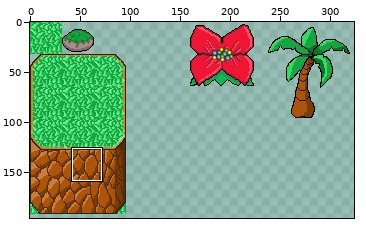
Edited in one commit: sprite sheet (bin/Images/Tilesets/Jungle.png). The picture above shows the old version from afar; the outline marks the close-up.
Close-up. First the earlier version:
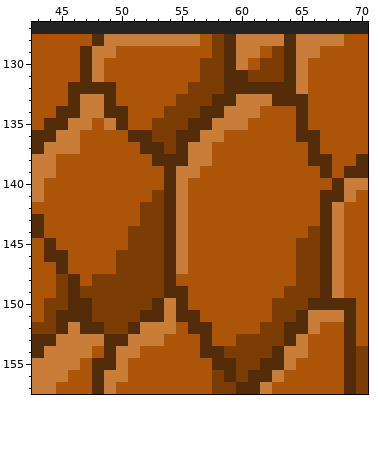
The file is 512x512 pixels. Colours within 5 levels of each other are drawn and written as one. Shown: x 43..70, y 127..157. The wide view leaves out empty margins.
Now the later version:
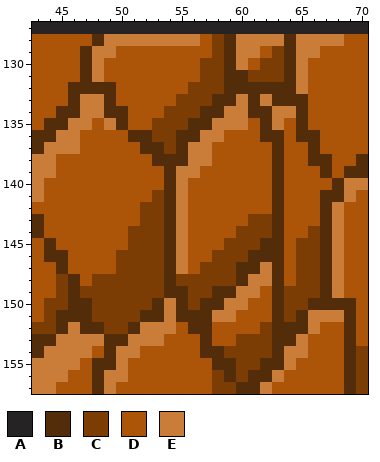
Palette (. is transparent): A #252323  B #532d0a  C #7c3d05  D #ac5508  E #c97d39
The exact change:
@@ x 53..66 @@
 132 DDDCCCBBBBBBED
-133 DDCCCBBEEEBBBD
-134 DCCCBBEEEDDDBD
-135 CCCBBEEEDDDDBD
-136 CCBBEEDDDDDDBB
-137 BCBEEDDDDDDDDB
-138 BBBEEDDDDDDDDB
-139 DBEEDDDDDDDDDD
-140 DBEDDDDDDDDDDD
-141 CBEDDDDDDDDDDD
-142 CBEDDDDDDDDDDD
-143 CBEDDDDDDDDDDD
-144 CBEDDDDDDDDDDC
-145 CBEDDDDDDDDDCC
-146 CBEDDDDDDDDDCC
-147 CBEDDDDDDDDDCC
-148 CBDDDDDDDDDDCC
-149 CBBDDDDDDDDCCC
-150 BEBDDDDDDDCCCB
-151 BEBBDDDDDDCCBE
-152 EEDBBDDDDCCBBE
-153 EDDDBDDCCCCBED
+133 DDCCCBBEBEBBBD
+134 DCCCBBEEBBEEBD
+135 CCCBBEEEDBEDBD
+136 CCBBEEDDDBBDBB
+137 BCBEEDDDDDBDDB
+138 BBBEEDDDDDBDDB
+139 DBEEDDDDDDBDDD
+140 DBEDDDDDDDBDDD
+141 CBEDDDDDDDBDDD
+142 CBEDDDDDDDBDDD
+143 CBEDDDDDCCBDDD
+144 CBEDDDDCCCBDDC
+145 CBEDDDCCCBBDCC
+146 CBEDDCCCBBBDCC
+147 CBEDCCCBBEBDCC
+148 CBCCCCCBEEBDCC
+149 CBBCCBBEEDBCCC
+150 BEBCBBEEDDBCCB
+151 BEBBBEEDDDBCBE
+152 EEDBBDDDDCBBBE
+153 EDDDBDDCCCBBED
 154 DDDDBBCCCCBEED
Boxes around the changes in both close-ups, in picture pixels (x1, y1, x2, y2):
changed: (176, 94, 296, 346)
